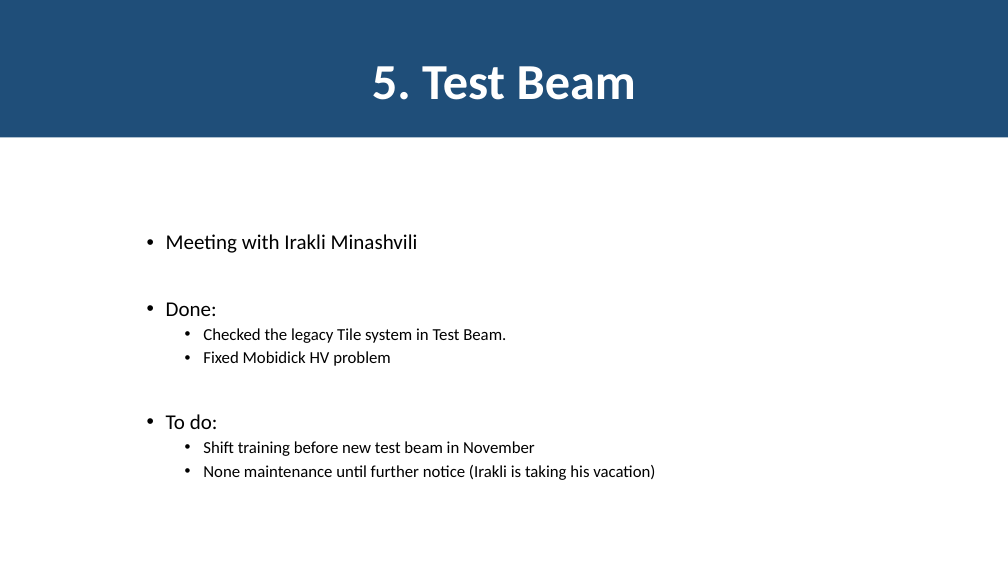
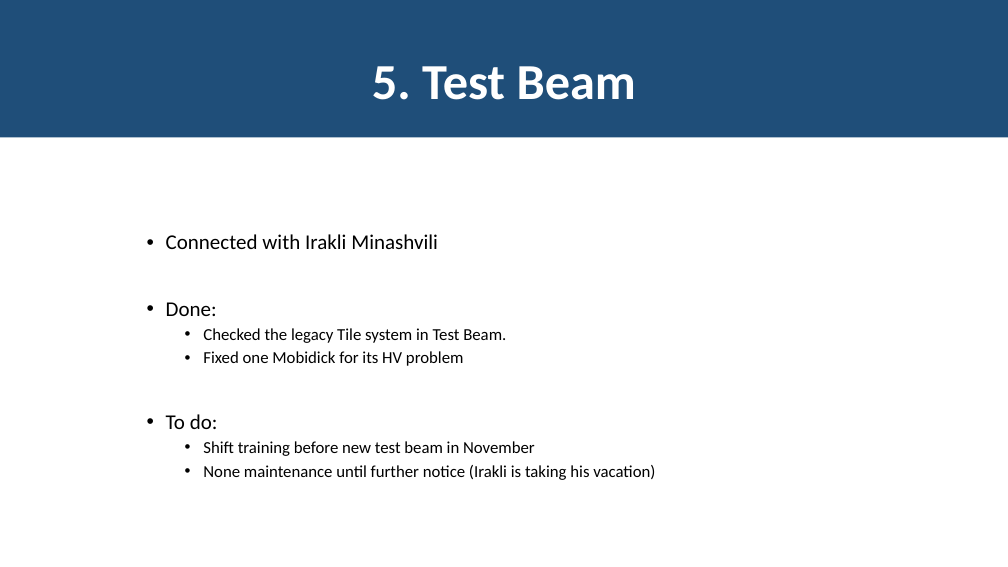
Before and after one commit to JackyMYL/Tile-CIS-group, a slide deck: slide 11 of Chicago Reports/08-15-2022_Jacky&Peter.pptx. Drawn at 1008x567 pixels with LibreOffice and Linux fonts; fonts in the diff are those of the drawing. Boxes give left, top, right and bottom in pixels: in the first picture for what was removed or moved away, otherwise in the second. Text is boxed around its words. In the diff, an @@ line names an element or a change of style, - is before the commit and + after.

```diff
--- a/Chicago Reports/08-15-2022_Jacky&Peter.pptx
+++ b/Chicago Reports/08-15-2022_Jacky&Peter.pptx
@@ text at bbox=[166, 234, 438, 249]: text changed @@
-• Meeting with Irakli Minashvili
+• Connected with Irakli Minashvili
@@ text at bbox=[203, 351, 464, 366]: text changed @@
-  • Fixed Mobidick HV problem
+  • Fixed one Mobidick for its HV problem
```
Also in this commit, not shown: 3 other slides changed, 1 other file.
